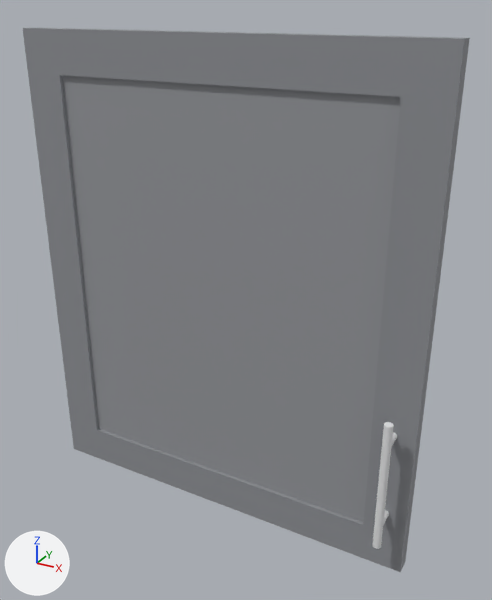
Renders of the glTF model 2026-161-C209-Te-kjokken/sim/dor_K1.glb from each side of a commit.
Both versions are drawn from a 50 mm camera at (809.0, -748.0, 2393.0) aimed at (387.0, 20.0, 2009.0). The axes (+X, +Y, +Z) are drawn at lower left. The lights are the same throughout. The picture after the commit comes second.
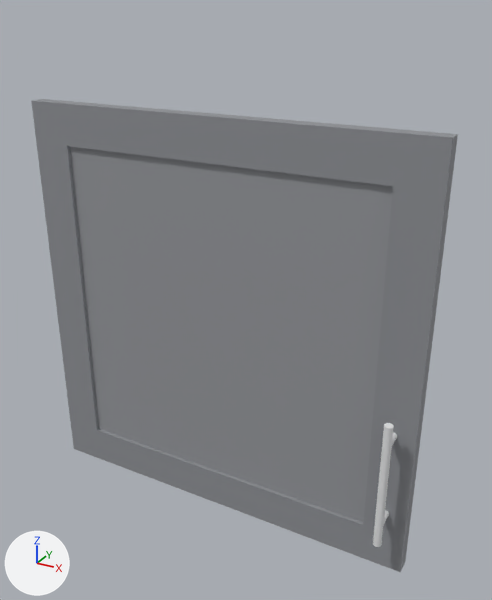
The newer file is also turned or shifted as a whole; pictures and numbers use the older file's frame.

The change, as a list of edits to the scene's bpy script:
```text
Change me_mesh_0:
    used by ob_mesh_0; location = (0.0, 0.0, 0.0)
    verts and faces of me_mesh_0; kept vertices keep their numbers, new ones are numbered from 146
    before: 114 (102.0, 0.0, 2358.0) at pixel (54, 28), 115 (102.0, 23.0, 2358.0) at pixel (66, 28), 116 (102.0, 0.0, 2298.0) at pixel (59, 75), 117 (102.0, 23.0, 2298.0), 118 (588.0, 0.0, 2358.0) at pixel (406, 37)
    before: 119 (588.0, 0.0, 2298.0) at pixel (400, 96), 120 (588.0, 23.0, 2358.0) at pixel (412, 36), 121 (588.0, 23.0, 2298.0), 124 (648.0, 0.0, 2358.0) at pixel (464, 38), 126 (648.0, 23.0, 2358.0) at pixel (469, 37)
    before: 134 (42.0, 0.0, 2358.0) at pixel (22, 27), 135 (42.0, 23.0, 2358.0) at pixel (34, 27), 138 (102.0, 5.0, 2298.0) at pixel (62, 74), 139 (102.0, 17.0, 2298.0), 142 (588.0, 5.0, 2298.0)
    before: 144 (588.0, 17.0, 2298.0)
    remove me_mesh_0.from_pydata(...)  # 146 vertices, 276 faces; spans x 42.0..648.0, y -35.0..23.0, z 1650.0..2358.0
    add me_mesh_0.from_pydata(...)  # 146 vertices, 276 faces; spans x 42.0..648.0, y -34.0..23.0, z 1650.0..2260.0
    me_mesh_0 part 1
    add for i in [*range(114, 122), 124, 126, 134, 135, 138, 139, 142, 144]: verts[i] += (0.0, 0.0, -98.0)
    other edits to the shape of me_mesh_0 do not show in these pictures
```

Changed parts and their boxes [x1, y1, x2, y2] in the pictures (492 x 600 px):
'Mesh_0', reshaped (13% shorter): before [23, 28, 470, 572]; after [31, 99, 458, 572]
